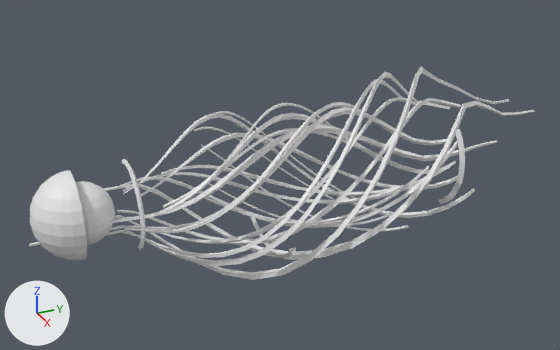
The OBJ model Assets/Models/UpperArm/bras_0008.obj as it was, and as the next commit left it.
Both versions are drawn from a camera (50 mm lens) standing at (1.054, -0.509, 0.53) and looking at (-0.002, -0.034, 0.002). Lighting does not change. The marker at lower left points along +X, +Y and +Z. Where no turn or scale is listed for an object, it has been applied to the vertices. Vertices at the same position are counted once.

The first picture shows 'bras_0008'.
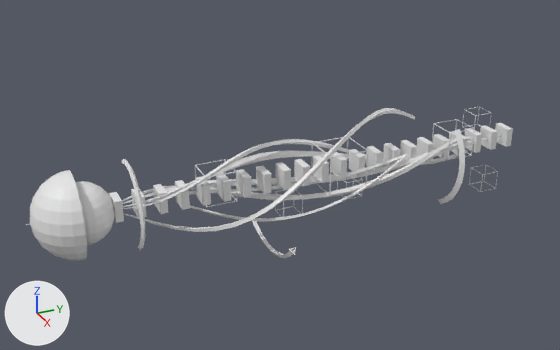
Edits to the bpy script that builds the scene:
```text
Change me_bras_0008:
    remove me_bras_0008.from_pydata(...)  # 2687 vertices, 2743 faces; spans x -0.131..0.163, y -0.437..0.461, z -0.143..0.156
    add me_bras_0008.from_pydata(...)  # 1625 vertices, 1556 faces; spans x -0.12..0.103, y -0.437..0.425, z -0.132..0.083
    me_bras_0008 part 1: a new loose piece, a box spanning x -0.017..0.017, y -0.311..-0.299, z -0.017..0.017
    me_bras_0008 part 2: a new loose piece, a box spanning x -0.017..0.017, y -0.276..-0.264, z -0.017..0.017
    me_bras_0008 part 3: a new loose piece, a box spanning x -0.017..0.017, y -0.242..-0.23, z -0.017..0.017
    me_bras_0008 part 4: a new loose piece, a box spanning x -0.017..0.017, y -0.207..-0.195, z -0.017..0.017
    me_bras_0008 part 5: a new loose piece, a box spanning x -0.017..0.017, y -0.173..-0.161, z -0.017..0.017
    me_bras_0008 part 6: a new loose piece, a box spanning x -0.017..0.017, y -0.138..-0.126, z -0.017..0.017
    me_bras_0008 part 7: a new loose piece, a box spanning x -0.017..0.017, y -0.104..-0.092, z -0.017..0.017
    me_bras_0008 part 8: a new loose piece, a box spanning x -0.017..0.017, y -0.069..-0.057, z -0.017..0.017
    me_bras_0008 part 9: a new loose piece, a box spanning x -0.017..0.017, y -0.035..-0.023, z -0.017..0.017
    me_bras_0008 part 10: a new loose piece, a box spanning x -0.017..0.017, y -0.001..0.011, z -0.017..0.017
    me_bras_0008 part 11: a new loose piece, a box spanning x -0.017..0.017, y 0.034..0.046, z -0.017..0.017
    me_bras_0008 part 12: a new loose piece, a box spanning x -0.017..0.017, y 0.068..0.08, z -0.017..0.017
    me_bras_0008 part 13: a new loose piece, a box spanning x -0.017..0.017, y 0.103..0.115, z -0.017..0.017
    me_bras_0008 part 14: a new loose piece, a box spanning x -0.017..0.017, y 0.137..0.149, z -0.017..0.017
    me_bras_0008 part 15: a new loose piece, a box spanning x -0.017..0.017, y 0.172..0.184, z -0.017..0.017
    me_bras_0008 part 16: a new loose piece, a box spanning x -0.017..0.017, y 0.206..0.218, z -0.017..0.017
    me_bras_0008 part 17: a new loose piece, a box spanning x -0.017..0.017, y 0.241..0.253, z -0.017..0.017
    me_bras_0008 part 18: a new loose piece, a box spanning x -0.017..0.017, y 0.275..0.287, z -0.017..0.017
    me_bras_0008 part 19: a new loose piece, a box spanning x -0.017..0.017, y 0.309..0.321, z -0.017..0.017
    me_bras_0008 part 20: a new loose piece, a box spanning x -0.017..0.017, y 0.344..0.356, z -0.017..0.017
    me_bras_0008 part 21: a new loose piece, a box spanning x -0.017..0.017, y 0.378..0.39, z -0.017..0.017
    me_bras_0008 part 22: a new loose piece, a box spanning x -0.017..0.017, y 0.413..0.425, z -0.017..0.017
    me_bras_0008 part 23: the loose piece of 98 vertices spanning x -0.086..0.029, y -0.272..0.314, z -0.081..0.075 is rebuilt with 98 vertices and now spans x -0.059..0.033, y -0.298..0.245, z -0.045..0.058
    me_bras_0008 part 24: the loose piece of 98 vertices spanning x -0.062..0.059, y -0.29..0.192, z -0.068..0.026 is rebuilt with 98 vertices and now spans x -0.037..0.071, y -0.18..0.168, z -0.07..0.03
    me_bras_0008 part 25: the loose piece of 98 vertices spanning x -0.102..0.135, y -0.353..0.256, z -0.081..0.136 is rebuilt with 98 vertices and now spans x -0.059..0.083, y -0.353..0.256, z -0.05..0.083
    me_bras_0008 part 26: the loose piece of 98 vertices spanning x -0.1..0.067, y -0.337..0.326, z -0.07..0.1 is rebuilt with 98 vertices and now spans x -0.04..0.048, y -0.337..0.326, z -0.05..0.024
    me_bras_0008 part 27: the loose piece of 98 vertices spanning x -0.061..0.052, y -0.226..0.277, z -0.063..0.033 is rebuilt with 98 vertices and now spans x -0.043..0.02, y -0.437..0.339, z -0.036..0.042
    me_bras_0008 part 28: the loose piece of 98 vertices spanning x -0.074..0.056, y -0.416..0.421, z -0.044..0.075 is rebuilt with 98 vertices and now spans x -0.025..0.024, y -0.416..0.421, z -0.026..0.011
    me_bras_0008 part 29: a new loose piece of 98 vertices spanning x -0.015..0.022, y -0.243..0.195, z -0.022..0.007
    me_bras_0008 part 30: a new loose piece of 32 vertices spanning x -0.005..0.03, y 0.357..0.391, z -0.092..-0.057
    me_bras_0008 part 31: a new loose piece of 32 vertices spanning x -0.009..0.026, y -0.04..-0.005, z -0.065..-0.03
    me_bras_0008 part 32: a new loose piece of 32 vertices spanning x -0.035..0.0, y 0.351..0.385, z 0.014..0.048
    me_bras_0008 part 33: a new loose piece of 32 vertices spanning x -0.01..0.041, y 0.268..0.318, z -0.008..0.042
    me_bras_0008 part 34: a new loose piece of 32 vertices spanning x -0.01..0.041, y -0.176..-0.125, z -0.008..0.042
    me_bras_0008 part 35: a new loose piece of 32 vertices spanning x -0.12..-0.085, y 0.139..0.174, z -0.116..-0.081
    me_bras_0008 part 36: a new loose piece of 32 vertices spanning x -0.035..0.035, y 0.04..0.109, z -0.035..0.035
    me_bras_0008 part 37: 1568 vertices removed from x -0.131..0.163, y -0.437..0.461, z -0.143..0.156
```

Location of each change, [x1, y1, x2, y2] in pixels of the pictures (560 x 350 px):
'bras_0008', reshaped (28% shorter)
    before: [29, 67, 534, 280]
    after: [26, 107, 513, 260]
part 1 of me_bras_0008, added
    after: [109, 192, 124, 223]
part 2 of me_bras_0008, added
    after: [131, 189, 146, 218]
part 3 of me_bras_0008, added
    after: [153, 184, 168, 214]
part 4 of me_bras_0008, added
    after: [175, 180, 190, 210]
part 5 of me_bras_0008, added
    after: [196, 177, 211, 206]
part 6 of me_bras_0008, added
    after: [216, 173, 231, 202]
part 7 of me_bras_0008, added
    after: [236, 169, 252, 198]
part 8 of me_bras_0008, added
    after: [256, 166, 271, 194]
part 9 of me_bras_0008, added
    after: [276, 162, 291, 190]
part 10 of me_bras_0008, added
    after: [294, 159, 310, 186]
part 11 of me_bras_0008, added
    after: [313, 155, 329, 183]
part 12 of me_bras_0008, added
    after: [331, 152, 347, 179]
part 13 of me_bras_0008, added
    after: [348, 149, 365, 176]
part 14 of me_bras_0008, added
    after: [366, 146, 383, 172]
part 15 of me_bras_0008, added
    after: [383, 143, 400, 165]
part 16 of me_bras_0008, added
    after: [400, 140, 417, 160]
part 17 of me_bras_0008, added
    after: [417, 137, 434, 162]
part 18 of me_bras_0008, added
    after: [433, 134, 450, 159]
part 19 of me_bras_0008, added
    after: [449, 131, 466, 156]
part 20 of me_bras_0008, added
    after: [465, 128, 482, 153]
part 21 of me_bras_0008, added
    after: [480, 125, 498, 150]
part 22 of me_bras_0008, added
    after: [495, 123, 513, 147]
part 23 of me_bras_0008, rebuilt
    before: [141, 133, 458, 197]
    after: [123, 139, 366, 209]
part 24 of me_bras_0008, rebuilt (26% narrower, 109% taller)
    before: [123, 172, 416, 204]
    after: [190, 154, 408, 222]
